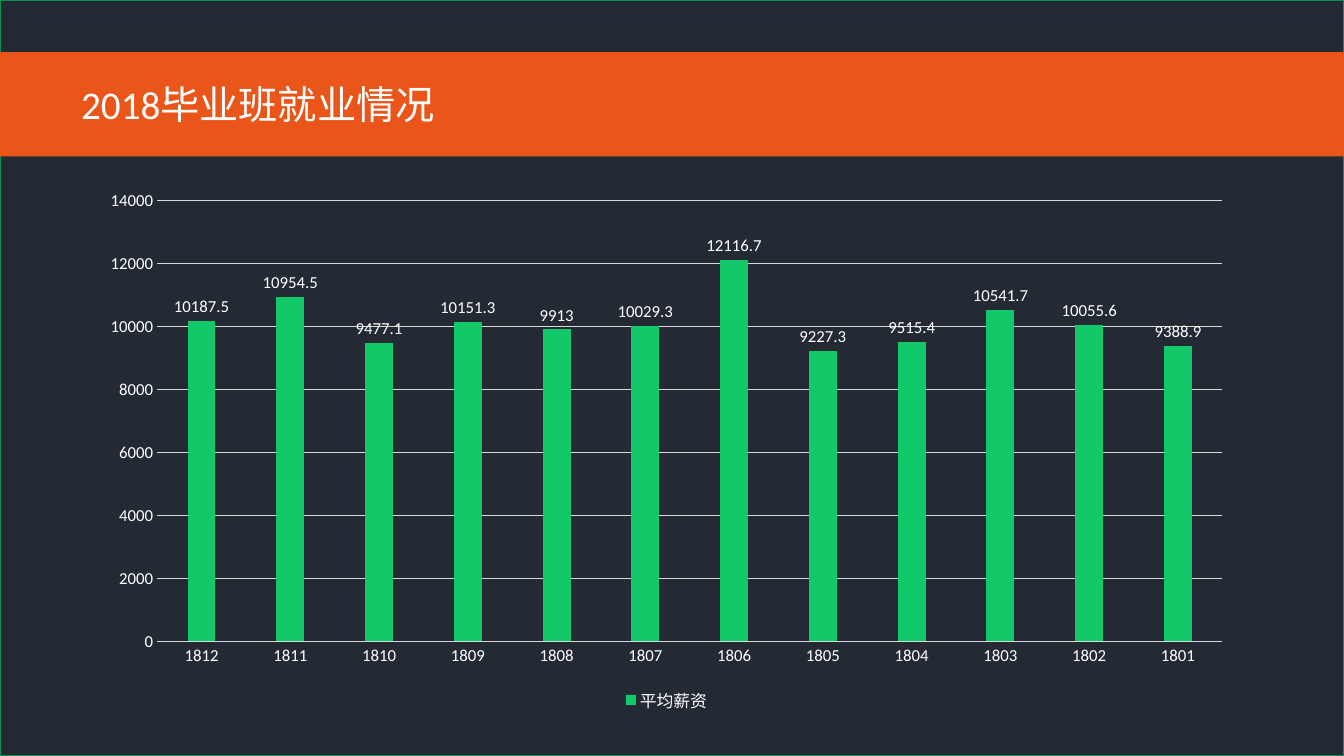
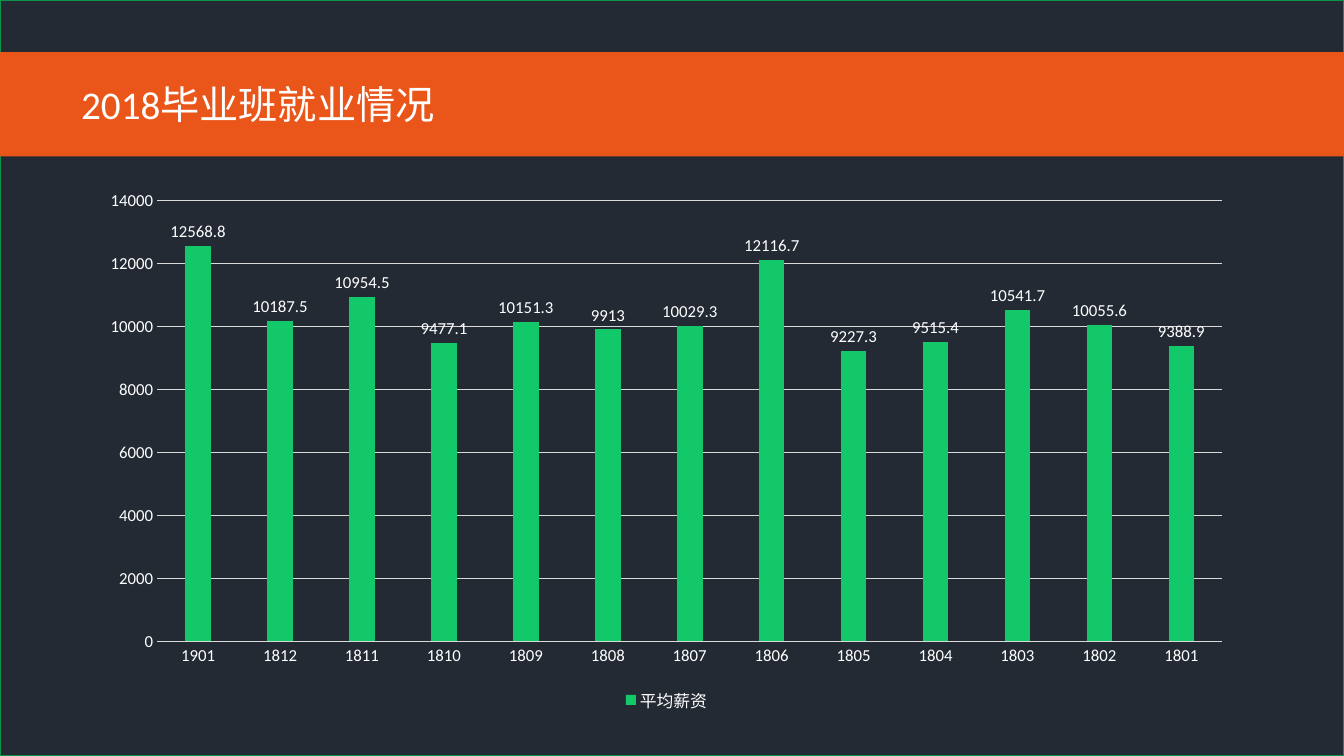
Before and after one commit to kfoutline/outline3-4, a slide deck: slide 6 of w1_NodeJS/doc/三阶段内容与学习目标.pptx. Drawn at 1344x756 pixels with LibreOffice and Linux fonts; fonts in the diff are those of the drawing. Boxes give left, top, right and bottom in pixels: in the first picture for what was removed or moved away, otherwise in the second. Text is boxed around its words. In the diff, an @@ line names an element or a change of style, - is before the commit and + after.

```diff
--- a/w1_NodeJS/doc/三阶段内容与学习目标.pptx
+++ b/w1_NodeJS/doc/三阶段内容与学习目标.pptx
@@ column chart at bbox=[88, 180, 1246, 717] @@
-categories: 1812, 1811, 1810, 1809, 1808, 1807, 1806, 1805, 1804, 1803, 1802, 1801
+categories: 1901, 1812, 1811, 1810, 1809, 1808, 1807, 1806, 1805, 1804, 1803, 1802, 1801
-平均薪资: 10187.5, 10954.5, 9477.1, 10151.3, 9913, 10029.3, 12116.7, 9227.3, 9515.4, 10541.7, 10055.6, 9388.9
+平均薪资: 12568.8, 10187.5, 10954.5, 9477.1, 10151.3, 9913, 10029.3, 12116.7, 9227.3, 9515.4, 10541.7, 10055.6, 9388.9
```
Also in this commit, not shown: 2 other slides changed, 25 other files.
